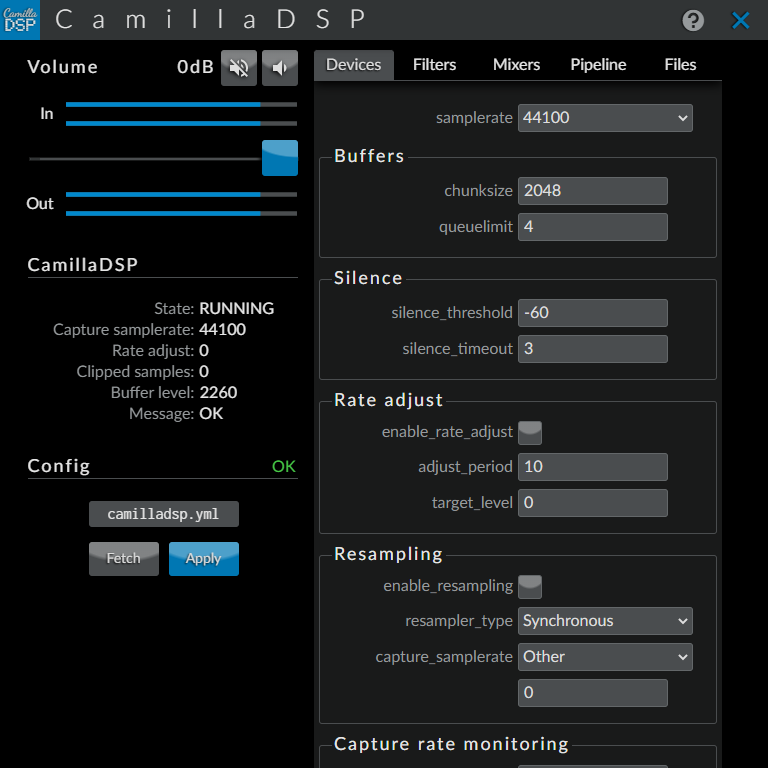
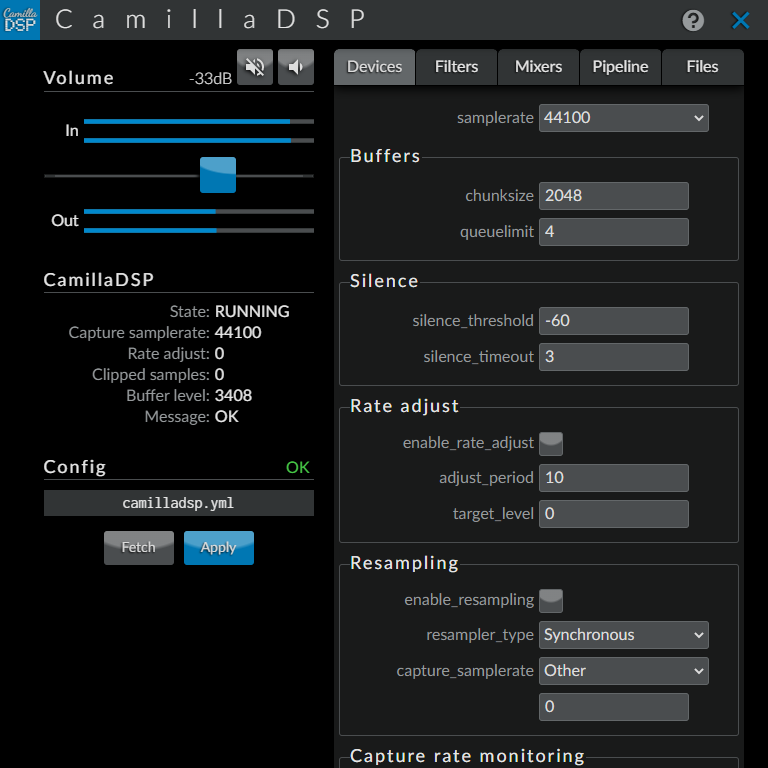
Layers edited between the first and the second 768×768 image:
renamed "Layer 49" to "Layer 50", painted on it over box(26, 49, 744, 768)
